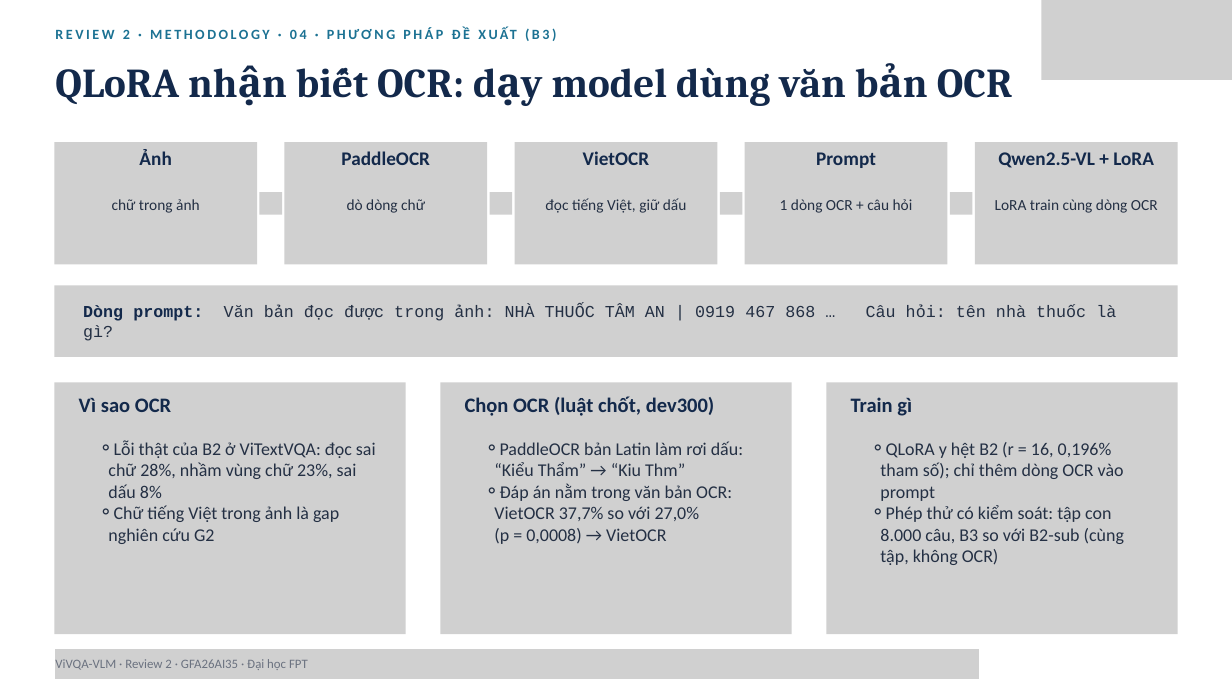
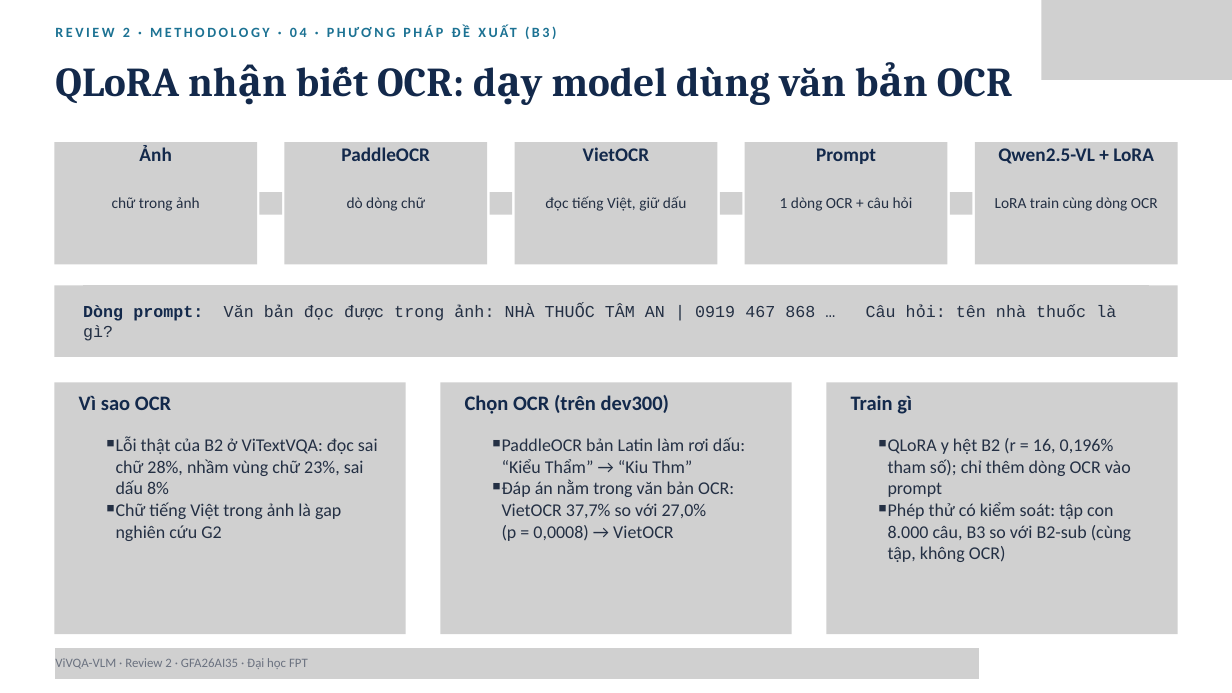
Before and after one commit to PLHGNAOH/ViVQA-VLM, a slide deck: slide 24 of docs/04_slides/cumulative/ViVQA-VLM_Review1-2_KLTN.pptx (slide 28 before the commit). Drawn at 1232x693 pixels with LibreOffice and Linux fonts; fonts in the diff are those of the drawing; grey boxes stand for pictures. Boxes give left, top, right and bottom in pixels: in the first picture for what was removed or moved away, otherwise in the second. Text is boxed around its words. In the diff, an @@ line names an element or a change of style, - is before the commit and + after.

```diff
--- a/docs/04_slides/cumulative/ViVQA-VLM_Review1-2_KLTN.pptx
+++ b/docs/04_slides/cumulative/ViVQA-VLM_Review1-2_KLTN.pptx
@@ text "Ảnh": place and size @@
-text "Ảnh" at [139, 150, 171, 165]
+text "Ảnh" at [139, 146, 171, 161]
@@ text "PaddleOCR": place and size @@
-text "PaddleOCR" at [341, 151, 430, 165]
+text "PaddleOCR" at [341, 147, 430, 161]
@@ text "VietOCR": place and size @@
-text "VietOCR" at [583, 151, 649, 165]
+text "VietOCR" at [583, 147, 649, 161]
@@ text "Prompt": place and size @@
-text "Prompt" at [816, 152, 876, 168]
+text "Prompt" at [816, 148, 876, 164]
@@ text "Qwen2.5-VL + LoRA": place and size @@
-text "Qwen2.5-VL + LoRA" at [998, 152, 1154, 168]
+text "Qwen2.5-VL + LoRA" at [998, 148, 1154, 164]
@@ text at [465, 395, 670, 414]: text changed @@
-Chọn OCR (luật chốt, dev300)
+Chọn OCR (trên dev300)
@@ text "Lỗi thật của B2 ở ..." at [116, 437, 378, 541]: bullet ⚬ to ￭; list level 3 to 4 in "Lỗi thật của B2 ở ..."; list level 3 to 4 in "Chữ tiếng Việt trong ảnh ..." @@
@@ text "PaddleOCR bản Latin làm rơi ..." at [502, 437, 745, 541]: bullet ⚬ to ￭; list level 3 to 4 in "PaddleOCR bản Latin làm rơi ..."; list level 3 to 4 in "Đáp án nằm trong văn ..." @@
@@ text "QLoRA y hệt B2 (r ..." at [888, 438, 1131, 562]: bullet ⚬ to ￭; list level 3 to 4 in "QLoRA y hệt B2 (r ..."; list level 3 to 4 in "Phép thử có kiểm soát: ..." @@
```
Also in this commit, not shown: 37 other slides changed, 4 slides removed, 3 other files.
